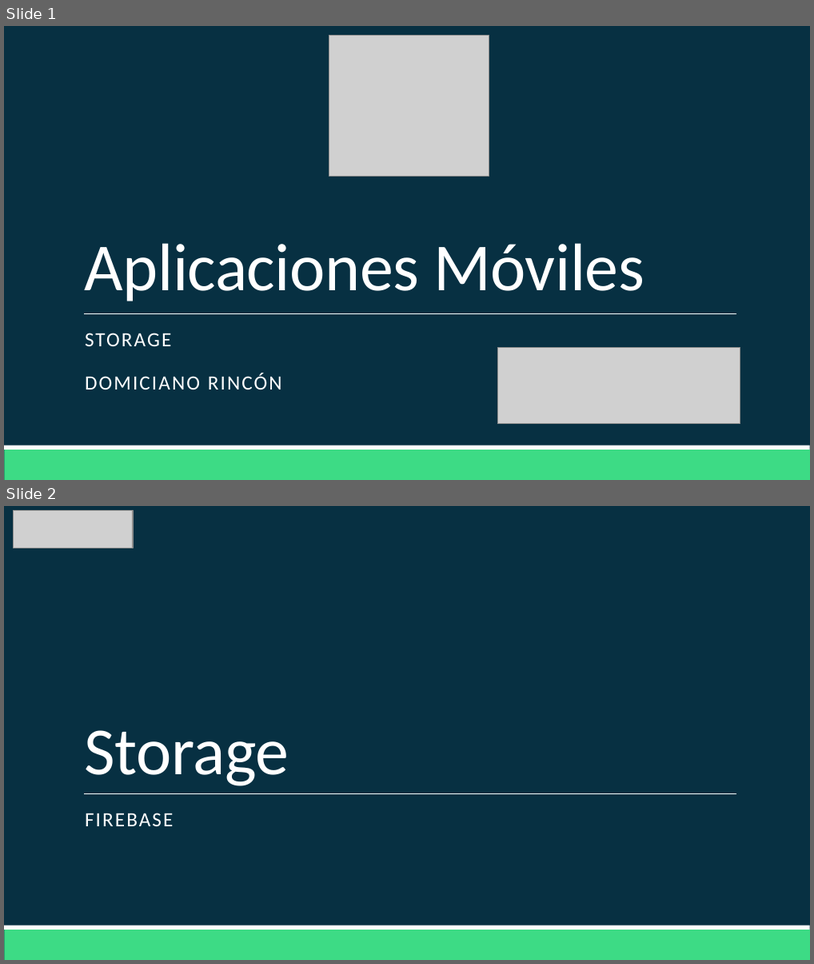
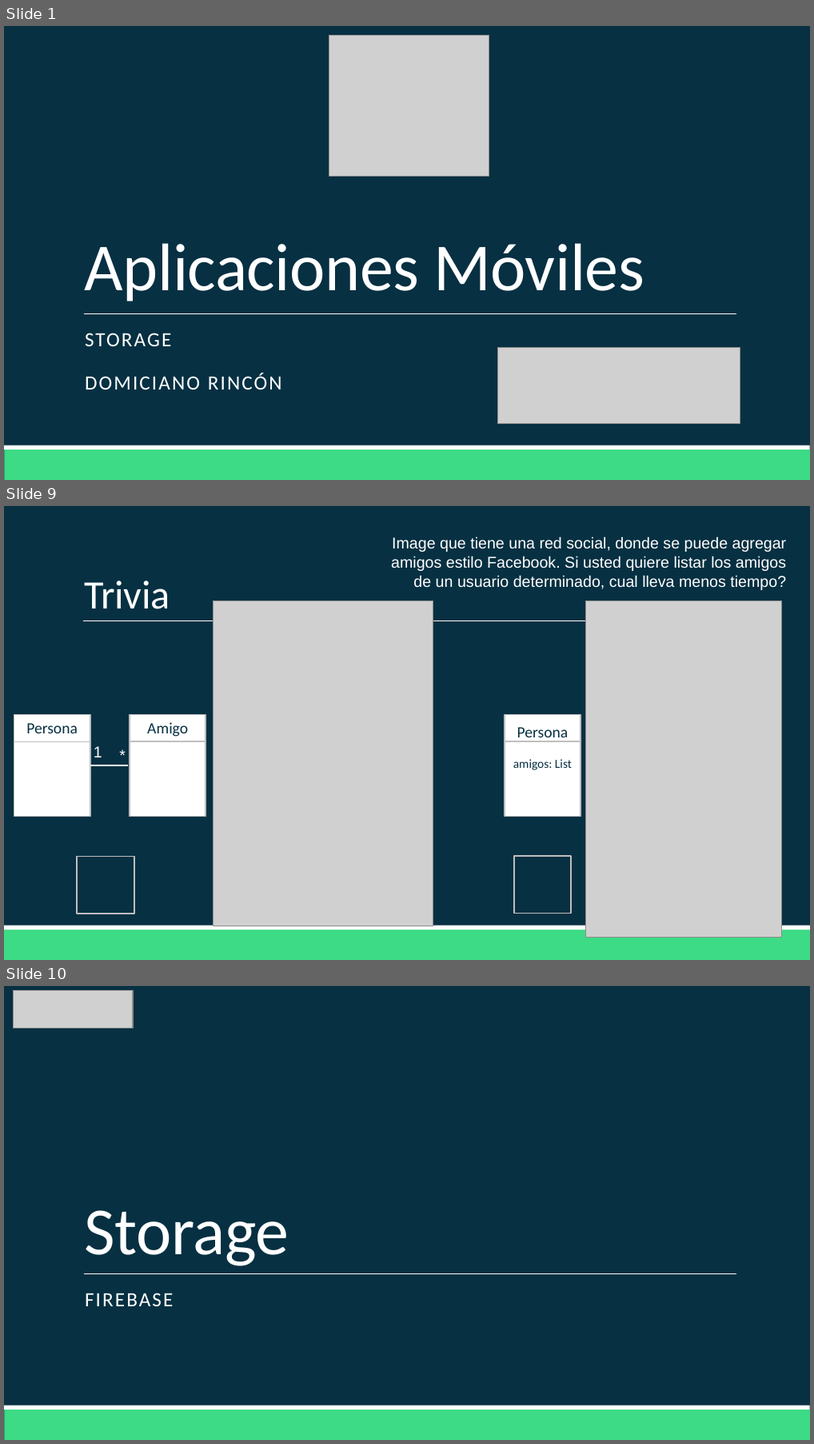
Before and after one commit to Domiciano/AppMoviles201, a slide deck: Clase 13/Clase 13.pptx. Shown one above the other, each under a label of ours: slides 1 and 2 before the commit, slides 1, 9 and 10 after it; the slides between them are not shown. The pictures are 814x964 and 814x1444 pixels, drawn with LibreOffice and Linux fonts; fonts in the diff are those of the drawing; grey boxes stand for pictures. Boxes give left, top, right and bottom in pixels: in the first picture for what was removed or moved away, otherwise in the second. Text is boxed around its words. In the diff, an @@ line names an element or a change of style, - is before the commit and + after.

```diff
--- a/Clase 13/Clase 13.pptx
+++ b/Clase 13/Clase 13.pptx
@@ slide 9 added at (4,506,810,960), background #073042; not listed: 2 template elements that a slide beside it also shows @@
@@ text added at (391,536,787,590), 14 pt, text #FFFFFF @@
+Image que tiene una red social, donde se puede agregar amigos estilo Facebook. Si usted quiere listar los amigos de un usuario determinado, cual lleva menos tiempo?
@@ title added at (85,580,170,609), 36 pt, text #FFFFFF @@
+Trivia
@@ picture added at (214,601,434,926) @@
@@ picture added at (586,601,782,936) @@
@@ line added from (83, 621) to (742, 621), #FFFFFF 0.5 pt @@
@@ rectangle added at (14,715,90,816), fill #FFFFFF, outline #BDBDBD 1.25 pt, 14 pt, text #073042 @@
+Persona
@@ rectangle added at (130,715,206,816), fill #FFFFFF, outline #BDBDBD 1.25 pt, 14 pt, text #073042 @@
+Amigo
@@ rectangle added at (505,715,581,816), fill #FFFFFF, outline #BDBDBD 1.25 pt, 11 pt, text #073042 @@
+Persona
+amigos: List
@@ line added from (14, 741) to (90, 741), #BFBFBF 1 pt @@
@@ text added at (112,741,134,769), 14 pt, text #FFFFFF @@
+*
@@ line added from (130, 741) to (206, 741), #BFBFBF 1 pt @@
@@ line added from (505, 741) to (582, 741), #BFBFBF 1 pt @@
@@ line added from (90, 766) to (128, 766), #FFFFFF 1 pt @@
@@ text added at (94,746,102,757), 14 pt, text #FFFFFF @@
+1
@@ rectangle added at (78,856,134,913), outline #BFBFBF 1.25 pt @@
@@ rectangle added at (514,856,572,913), outline #BFBFBF 1.25 pt @@
@@ what was slide 2 is now slide 10 @@
```
Also in this commit, not shown: 11 other slides added, 49 other files.
